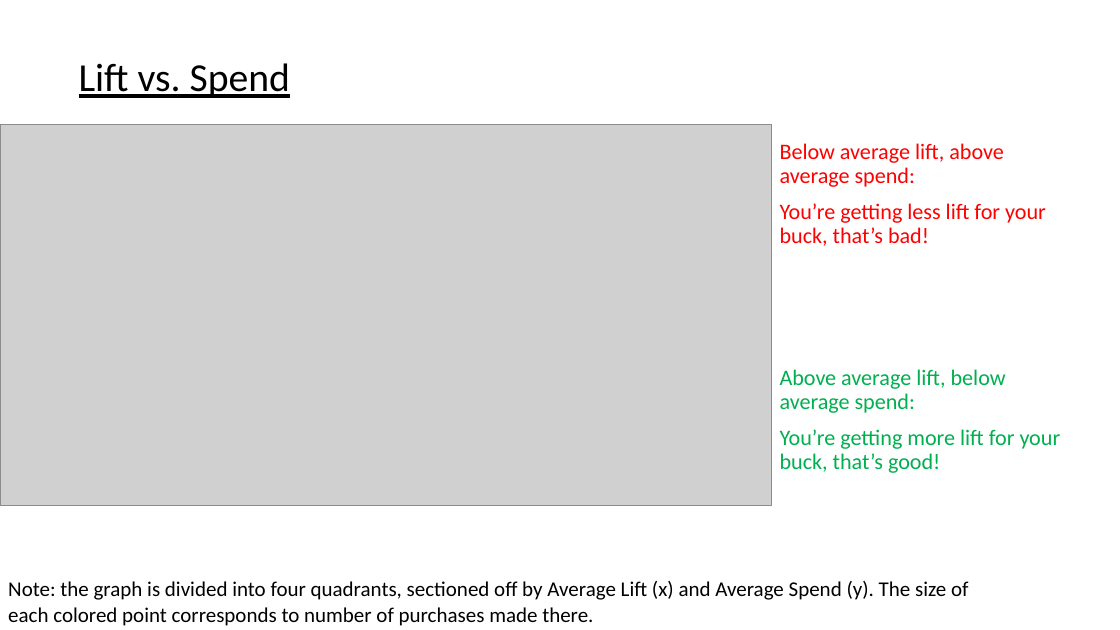
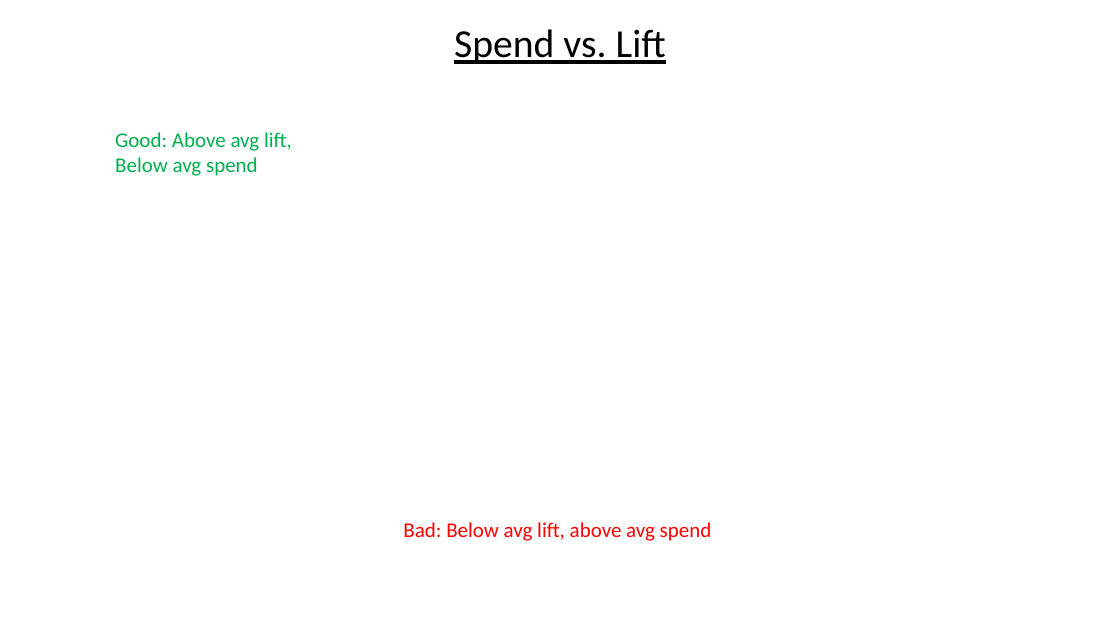
Before and after one commit to papir805/telepulse_ad_campaign_report, a slide deck: slide 12 of companyxyz_presentation.pptx. Drawn at 1120x630 pixels with LibreOffice and Linux fonts; fonts in the diff are those of the drawing; grey boxes stand for pictures; background and template pictures are left out. Boxes give left, top, right and bottom in pixels: in the first picture for what was removed or moved away, otherwise in the second. Text is boxed around its words. In the diff, an @@ line names an element or a change of style, - is before the commit and + after.

```diff
--- a/companyxyz_presentation.pptx
+++ b/companyxyz_presentation.pptx
@@ title at [454, 29, 666, 64]: text changed @@
-Lift vs. Spend
+Spend vs. Lift
@@ picture removed at [0, 124, 771, 506] @@
@@ text added at [115, 132, 292, 176], 18 pt, text #00B050 @@
+Good: Above avg lift,
+Below avg spend
@@ text removed at [780, 143, 1061, 473] @@
-Below average lift, above average spend:
-You’re getting less lift for your buck, that’s bad!
-Above average lift, below average spend:
-You’re getting more lift for your buck, that’s good!
@@ text added at [403, 522, 712, 541], 18 pt, text #FF0000 @@
+Bad: Below avg lift, above avg spend
@@ text removed at [8, 581, 968, 626] @@
-Note: the graph is divided into four quadrants, sectioned off by Average Lift (x) and Average Spend (y). The size of each colored point corresponds to number of purchases made there.
```
Also in this commit, not shown: 16 other slides changed, 1 slide added, 1 slide removed, 17 other files.
